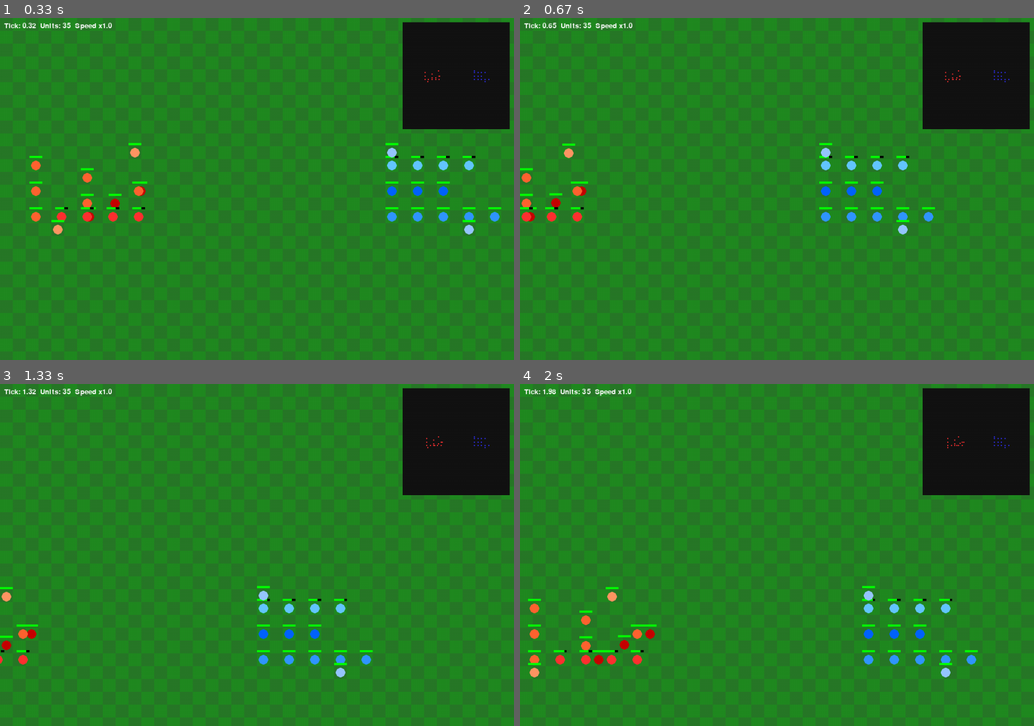
Above: before the commit, frames 1-4 (two rows, left to right).
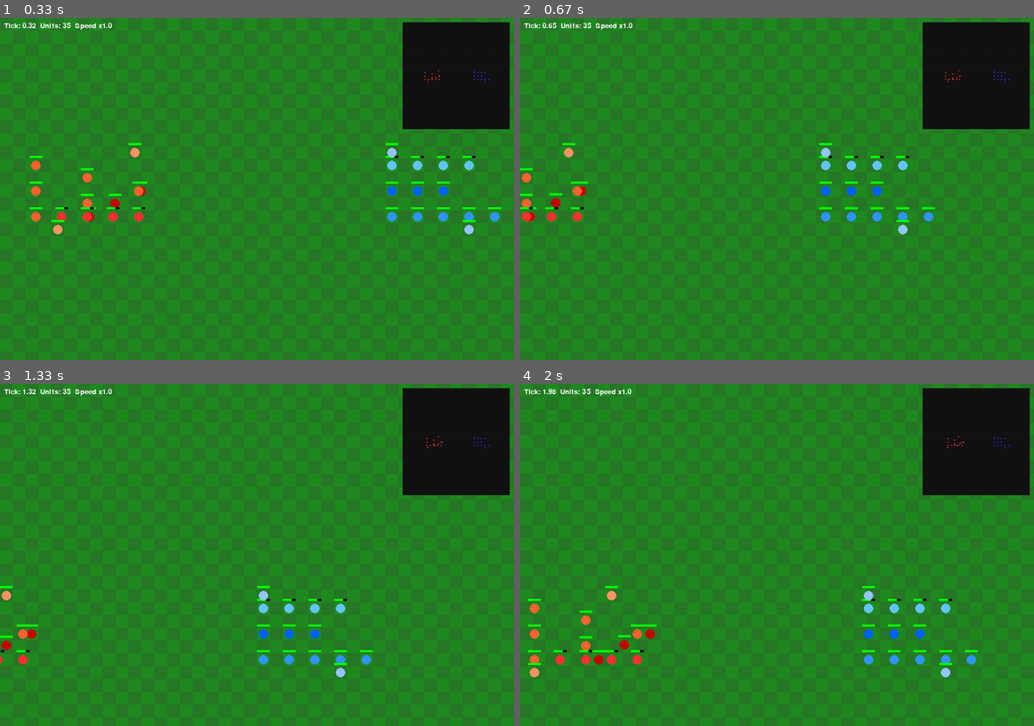
Above: after the commit, the same moments.

Repository: fireboy911/AgeOfEmpire
Game: pygame game, started from age/TerminalCodeOrganized/MainPyGame.py
Two runs of this game, one before a commit and one after it. Both use one fixed random seed, a clock stepped at 60 frames per second and the inputs below.
Inputs:
- Up to frame 1 (0.33 s): no input
- Up to frame 2 (0.67 s): hold Right from 0.33 s (still down)
- Up to frame 3 (1.33 s): release Right at 0.8 s; hold Up 0.83-1.13 s; hold Right from 1.17 s (still down)
- Up to frame 4 (2 s): release Right at 1.63 s; hold Left from 1.67 s (still down)

Frame 1 is identical in both runs. In frame 2, less than 0.1% of the frame differs, in the area x 8-76%, y 36-56%; in frame 3, less than 0.1%; in frame 4, less than 0.1%, in the area x 8-84%, y 59-79%.

Commit message:
Add files via upload

Diff:
--- a/age/TerminalCodeOrganized/Units.py
+++ b/age/TerminalCodeOrganized/Units.py
@@ -1,5 +1,5 @@
-from dataclasses import dataclass
-from typing import List, Tuple, Optional
+from dataclasses import dataclass, field
+from typing import List, Tuple, Optional, Dict
 import math
 @dataclass
 class Unit:
@@ -8,18 +8,22 @@
     x: float
     y: float
     hp: float = 0.0
+    max_hp: Optional[float] = None
     attack: float = 50.0
+    armor: float = 0.0
     range: float = 1.0
     speed: float = 1.0
     alive: bool = True
     target_id: Optional[int] = None
     regen: float = 0.0
-    unit_type: str = "Pikeman*"
+    unit_type: str = "Pikeman"
     color: Optional[Tuple[int,int,int]] = None  # unused by curses but kept
+    tags: List[str] = field(default_factory=list)
+    bonuses: Dict[str, float] = field(default_factory=dict)
 
     def __post_init__(self):
         type_colors = {
-            "Pikeman*": (200, 50, 50),
+            "Pikeman": (200, 50, 50),
             "Crossbowman": (255, 200, 50),
             "knight": (180, 180, 180),
             "mage": (120, 50, 200),
@@ -27,6 +31,9 @@
         }
         if self.color is None:
             self.color = type_colors.get(self.unit_type, (255, 255, 255))
+
+        if self.max_hp is None:
+            self.max_hp = self.hp
 
     def distance_to(self, other: "Unit") -> float:
         return math.hypot(self.x - other.x, self.y - other.y)
@@ -36,19 +43,19 @@
             return
 
         if self.regen > 0:
-            self.hp = min(self.hp + self.regen * dt, 55)
+            self.hp = min(self.hp + self.regen * dt, self.max_hp)
 
         # Monk healing behavior
         if self.unit_type == "Monk":
             heal_range = self.range
-            heal_power = self.attack * dt * 2
-            allies = [a for a in engine.units if a.player == self.player and a.alive and a.hp < 55]
+            heal_power = self.regen * dt * 2
+            allies = [a for a in engine.units if a.player == self.player and a.alive and a.hp < a.max_hp]
             if not allies:
                 return
             target = min(allies, key=lambda a: self.distance_to(a))
             dist = self.distance_to(target)
             if dist <= heal_range:
-                target.hp = min(target.hp + heal_power, 55)
+                target.hp = min(target.hp + heal_power, target.max_hp)
             else:
                 dx = target.x - self.x
                 dy = target.y - self.y
@@ -71,27 +78,25 @@
 
         d = self.distance_to(target)
         if d <= self.range + 0.1:
-            damage = self.attack * dt
+            current_attack = self.attack
+            # On regarde chaque tag de la cible (ex: "Mounted")
+            for tag in target.tags:
+                # Si j'ai un bonus contre ce tag, je l'ajoute
+                if tag in self.bonuses:
+                    current_attack += self.bonuses[tag]
+            base_damage = max(0, current_attack - target.armor)
+            damage = base_damage * dt
             target.hp -= damage
             if target.hp <= 0:
                 target.alive = False
                 target.hp = 0
                 engine.mark_dead(target)
         else:
-            # Calcule la distance que l'unité doit parcourir pour être à portée
-            distance_to_move = d - self.range
-
-            # S'assurer que l'unité n'avance pas au-delà de sa vitesse max
-            # et qu'elle ne se déplace pas trop loin (juste assez pour atteindre la portée)
-            move_distance = min(self.speed * dt, distance_to_move)
-
-            if move_distance > 1e-6:
-                dx = target.x - self.x
-                dy = target.y - self.y
-                dist = math.hypot(dx, dy)
-
-                if dist > 1e-6:
-                    nx = dx / dist
-                    ny = dy / dist
-                    self.x += nx * move_distance
-                    self.y += ny * move_distance
+            dx = target.x - self.x
+            dy = target.y - self.y
+            dist = math.hypot(dx, dy)
+            if dist > 1e-6:
+                nx = dx / dist
+                ny = dy / dist
+                self.x += nx * self.speed * dt
+                self.y += ny * self.speed * dt
